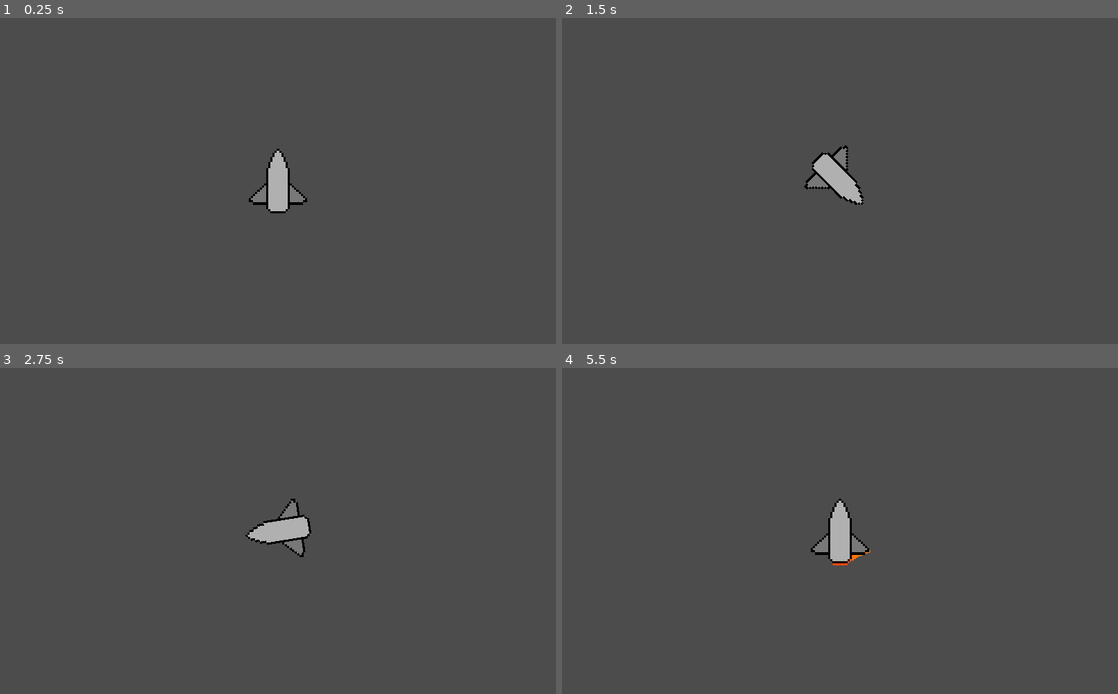
Above: before the commit, frames 1-4 (two rows, left to right).
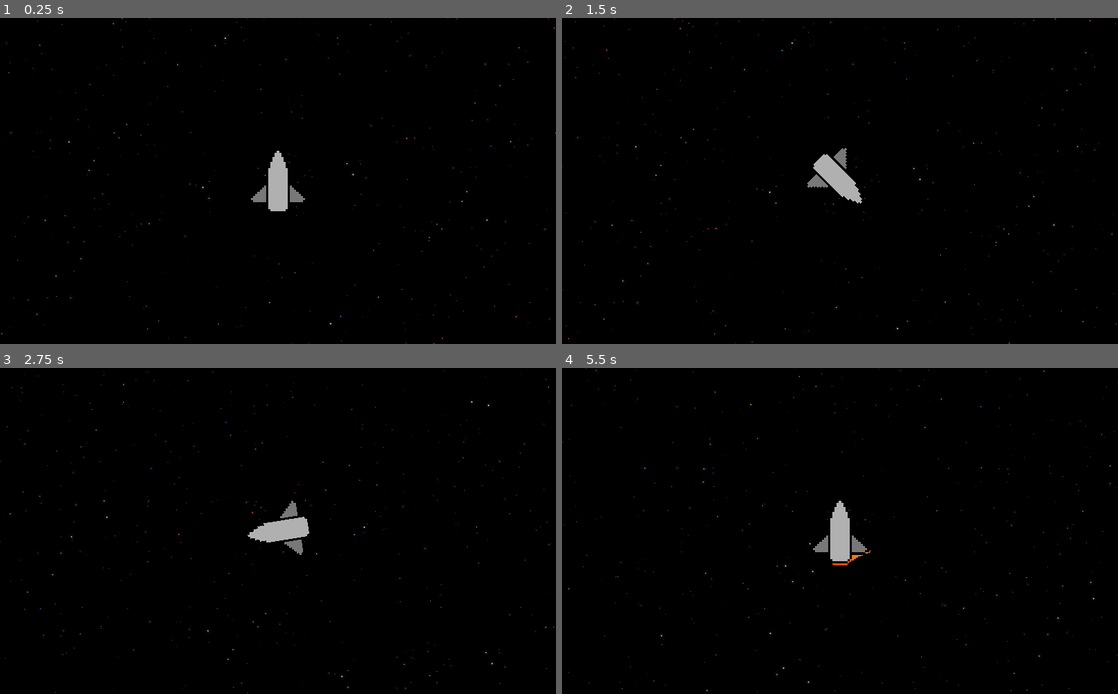
Above: after the commit, the same moments.

Repository: mariothedog/Holes-Theme
Game: Godot game, scene res://Space/Space.tscn
Two runs of this game, one before a commit and one after it. Both use one fixed random seed, a clock stepped at 60 frames per second and the inputs below.
Inputs:
- Up to frame 1 (0.25 s): no input
- Up to frame 2 (1.5 s): tap Enter at 0.5 s; hold D (turn_right) 0.53-1.28 s; hold S (brake) from 1.28 s (still down)
- Up to frame 3 (2.75 s): release S (brake) at 2.03 s; hold D (turn_right) from 2.03 s (still down)
- Up to frame 4 (5.5 s): release D (turn_right) at 2.78 s; hold W (thrust) 2.78-3.53 s; hold A (turn_left) 3.53-5.03 s; hold S (brake) from 5.03 s (still down)

The runs differ from the first frame. In frame 1, 99% of the frame differs, in the area x 0-100%, y 0-100%; in frame 2, 99%; in frame 3, 99%; in frame 4, 99%.

Commit message:
Background

Diff:
--- a/Space/Space.tscn
+++ b/Space/Space.tscn
@@ -1,7 +1,30 @@
-[gd_scene load_steps=2 format=2]
+[gd_scene load_steps=5 format=2]
 
 [ext_resource path="res://Rocket/Rocket.tscn" type="PackedScene" id=1]
+[ext_resource path="res://Space/spr_stars02.png" type="Texture" id=2]
+[ext_resource path="res://Space/Space.png" type="Texture" id=3]
+[ext_resource path="res://Space/spr_stars01.png" type="Texture" id=4]
 
 [node name="Space" type="Node2D"]
 
+[node name="ParallaxBackground" type="ParallaxBackground" parent="."]
+
+[node name="ParallaxLayer" type="ParallaxLayer" parent="ParallaxBackground"]
+motion_mirroring = Vector2( 2560, 2560 )
+
+[node name="Sprite" type="Sprite" parent="ParallaxBackground/ParallaxLayer"]
+texture = ExtResource( 3 )
+
+[node name="ParallaxLayer2" type="ParallaxLayer" parent="ParallaxBackground"]
+motion_mirroring = Vector2( 2560, 2560 )
+
+[node name="Sprite" type="Sprite" parent="ParallaxBackground/ParallaxLayer2"]
+texture = ExtResource( 4 )
+
+[node name="ParallaxLayer3" type="ParallaxLayer" parent="ParallaxBackground"]
+motion_mirroring = Vector2( 2560, 2560 )
+
+[node name="Sprite" type="Sprite" parent="ParallaxBackground/ParallaxLayer3"]
+texture = ExtResource( 2 )
+
 [node name="Rocket" parent="." instance=ExtResource( 1 )]
--- a/project.godot
+++ b/project.godot
@@ -22,6 +22,7 @@
 [display]
 
 window/stretch/mode="2d"
+window/stretch/aspect="expand"
 
 [importer_defaults]
 
Binary file added: Space/Space.png
Not shown, added: Space/Space.png.import
Binary file added: Space/spr_stars01.png
Not shown, added: Space/spr_stars01.png.import
Binary file added: Space/spr_stars02.png
Not shown, added: Space/spr_stars02.png.import
